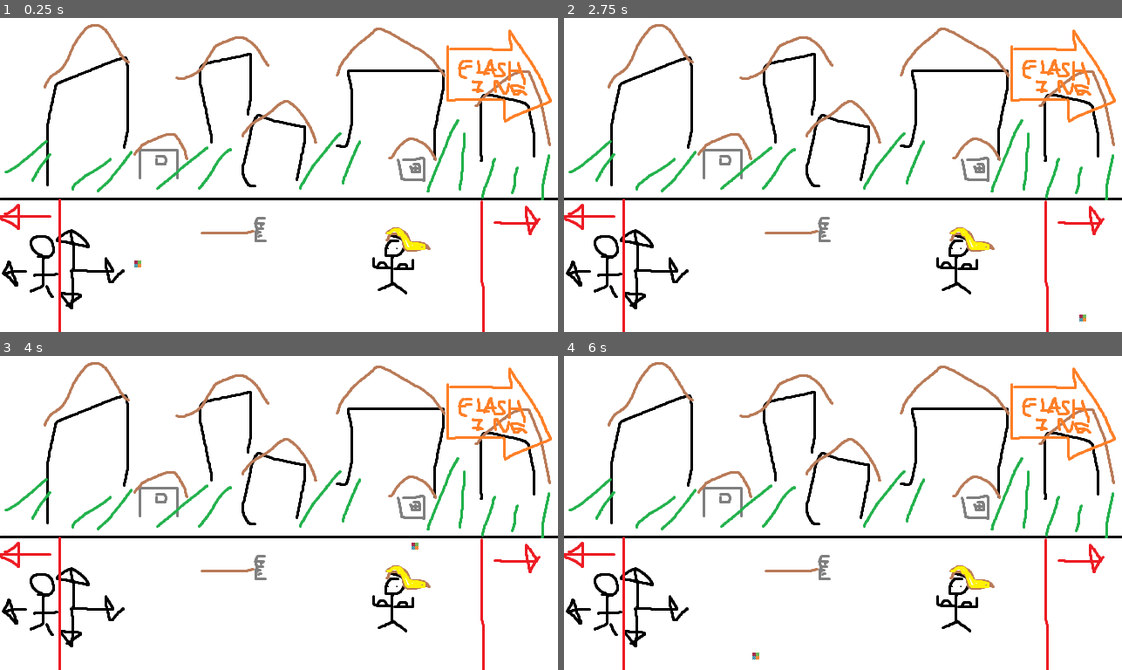
Above: before the commit, frames 1-4 (two rows, left to right).
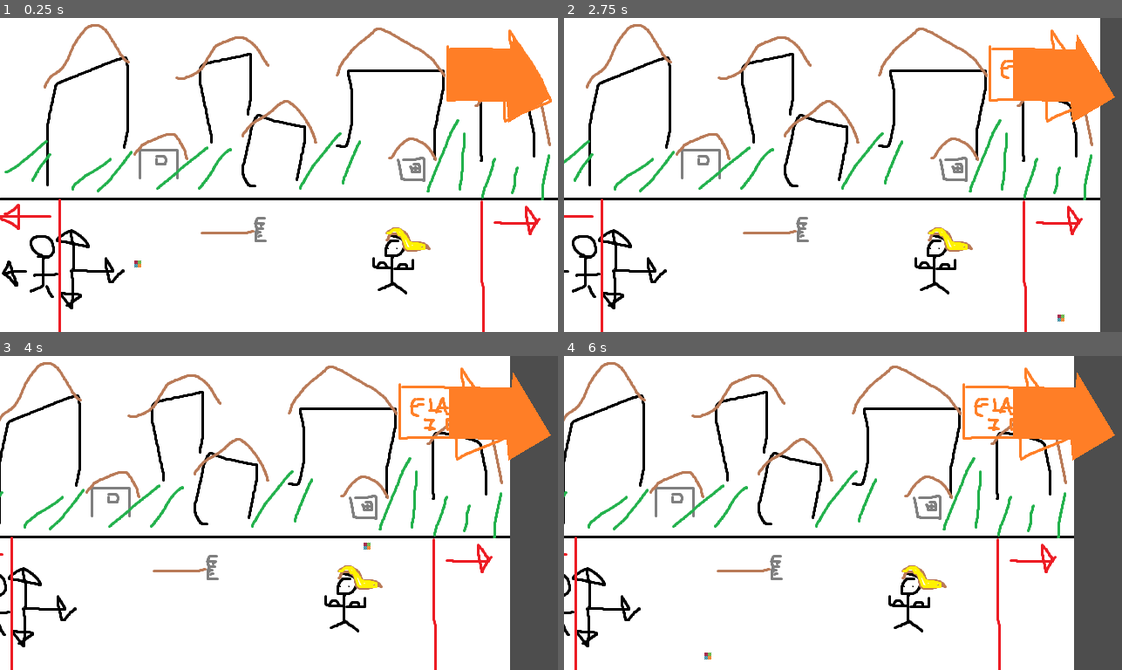
Above: after the commit, the same moments.

Repository: danielday-dev/UOP-GGJ-2024
Game: Godot game, scene res://Scenes/Stage1.tscn
Two runs of this game, one before a commit and one after it. Both use one fixed random seed, a clock stepped at 60 frames per second and the inputs below.
Inputs:
- Up to frame 1 (0.25 s): no input
- Up to frame 2 (2.75 s): tap Enter at 0.5 s; hold D (move_right) 0.53-1.28 s; tap Space at 1.25 s; hold S (move_down) 1.28-2.03 s; hold D (move_right) from 2.03 s (still down)
- Up to frame 3 (4 s): release D (move_right) at 2.78 s; hold W (move_up) 2.78-3.53 s; tap Enter at 3.5 s; hold A (move_left) from 3.53 s (still down)
- Up to frame 4 (6 s): release A (move_left) at 5.03 s; hold S (move_down) 5.03-5.78 s; tap Space at 5.75 s; hold D (move_right) from 5.78 s (still down)

The runs differ from the first frame. In frame 1, 2.3% of the frame differs, in the area x 80-99%, y 6-34%; in frame 2, 19%; in frame 3, 23%, in the area x 0-100%, y 0-100%; in frame 4, 23%.

Commit message:
added scrolly scroll to the camera (and a huge f'n arrow)

Diff:
--- a/Scenes/Stage1.tscn
+++ b/Scenes/Stage1.tscn
@@ -1,21 +1,21 @@
-[gd_scene load_steps=6 format=3 uid="uid://dinv8peksev2j"]
+[gd_scene load_steps=8 format=3 uid="uid://dinv8peksev2j"]
 
 [ext_resource type="PackedScene" uid="uid://w0vu14krjed8" path="res://Prefabs/Player.tscn" id="1_qlw6n"]
 [ext_resource type="Script" path="res://Source/Stage1.gd" id="1_rrbid"]
+[ext_resource type="Script" path="res://Source/Camera.gd" id="3_lx5w6"]
 [ext_resource type="Texture2D" uid="uid://670hufup76d2" path="res://Resources/Streetgame game screen.png" id="3_phe7c"]
 
 [sub_resource type="WorldBoundaryShape2D" id="WorldBoundaryShape2D_1p385"]
 distance = -0.999969
 
-[sub_resource type="RectangleShape2D" id="RectangleShape2D_p7ab0"]
+[sub_resource type="RectangleShape2D" id="RectangleShape2D_hww6s"]
+size = Vector2(68, 150)
+
+[sub_resource type="RectangleShape2D" id="RectangleShape2D_81e8r"]
+size = Vector2(68, 150)
 
 [node name="Stage1" type="Node2D"]
 script = ExtResource("1_rrbid")
-
-[node name="Camera2D" type="Camera2D" parent="."]
-
-[node name="Player" parent="." instance=ExtResource("1_qlw6n")]
-position = Vector2(-162, 102)
 
 [node name="Environment" type="StaticBody2D" parent="."]
 
@@ -32,5 +32,46 @@
 position = Vector2(1.19209e-07, 178)
 shape = SubResource("WorldBoundaryShape2D_1p385")
 
-[node name="CollisionShape2D" type="CollisionShape2D" parent="."]
-shape = SubResource("RectangleShape2D_p7ab0")
+[node name="Camera2D" type="Camera2D" parent="."]
+script = ExtResource("3_lx5w6")
+
+[node name="GIANTORANGEARROW" type="Polygon2D" parent="Camera2D"]
+position = Vector2(262, -60)
+color = Color(1, 0.498039, 0.152941, 1)
+polygon = PackedVector2Array(1, 0, -1, -24, -67, -25, -67, -85, 5, -84, 6, -102, 50, -29)
+
+[node name="ArrowTimer" type="Timer" parent="Camera2D/GIANTORANGEARROW"]
+autostart = true
+
+[node name="RightBorder" type="Area2D" parent="Camera2D"]
+position = Vector2(-572, 209)
+
+[node name="CollisionShape2D" type="CollisionShape2D" parent="Camera2D/RightBorder"]
+position = Vector2(858, -104)
+shape = SubResource("RectangleShape2D_hww6s")
+
+[node name="Boundary4" type="CollisionShape2D" parent="Camera2D/RightBorder"]
+position = Vector2(892, -96)
+rotation = -1.5708
+shape = SubResource("WorldBoundaryShape2D_1p385")
+
+[node name="LeftBorder" type="Area2D" parent="Camera2D"]
+position = Vector2(-286, 104.5)
+
+[node name="CollisionShape2D" type="CollisionShape2D" parent="Camera2D/LeftBorder"]
+position = Vector2(1, 0.5)
+shape = SubResource("RectangleShape2D_81e8r")
+
+[node name="Boundary3" type="CollisionShape2D" parent="Camera2D/LeftBorder"]
+position = Vector2(-36, -4.5)
+rotation = 1.5708
+shape = SubResource("WorldBoundaryShape2D_1p385")
+
+[node name="Player" parent="." instance=ExtResource("1_qlw6n")]
+position = Vector2(-162, 102)
+
+[connection signal="timeout" from="Camera2D/GIANTORANGEARROW/ArrowTimer" to="Camera2D" method="_on_arrow_timer_timeout"]
+[connection signal="body_entered" from="Camera2D/RightBorder" to="Camera2D" method="_on_right_border_body_entered"]
+[connection signal="body_exited" from="Camera2D/RightBorder" to="Camera2D" method="_on_right_border_body_exited"]
+[connection signal="body_entered" from="Camera2D/LeftBorder" to="Camera2D" method="_on_left_border_body_entered"]
+[connection signal="body_exited" from="Camera2D/LeftBorder" to="Camera2D" method="_on_left_border_body_exited"]
--- /dev/null
+++ b/Source/Camera.gd
@@ -0,0 +1,29 @@
+extends Camera2D
+
+@export var camera_speed: int = 300
+var camera_direction: int = 0;
+var camera_locked: bool = false;
+
+# Called when the node enters the scene tree for the first time.
+func _ready():
+	pass # Replace with function body.
+
+
+# Called every frame. 'delta' is the elapsed time since the previous frame.
+func _process(delta):
+	if !camera_locked:
+		position.x += camera_direction * camera_speed * delta
+
+func _on_right_border_body_entered(body):
+	camera_direction += 1
+func _on_right_border_body_exited(body):
+	camera_direction -= 1
+func _on_left_border_body_entered(body):
+	camera_direction -= 1
+func _on_left_border_body_exited(body):
+	camera_direction += 1
+func _on_arrow_timer_timeout():
+	if !camera_locked and $GIANTORANGEARROW.is_visible():
+		$GIANTORANGEARROW.hide()
+	else:
+		$GIANTORANGEARROW.show()
Not shown, changed: .gitignore
